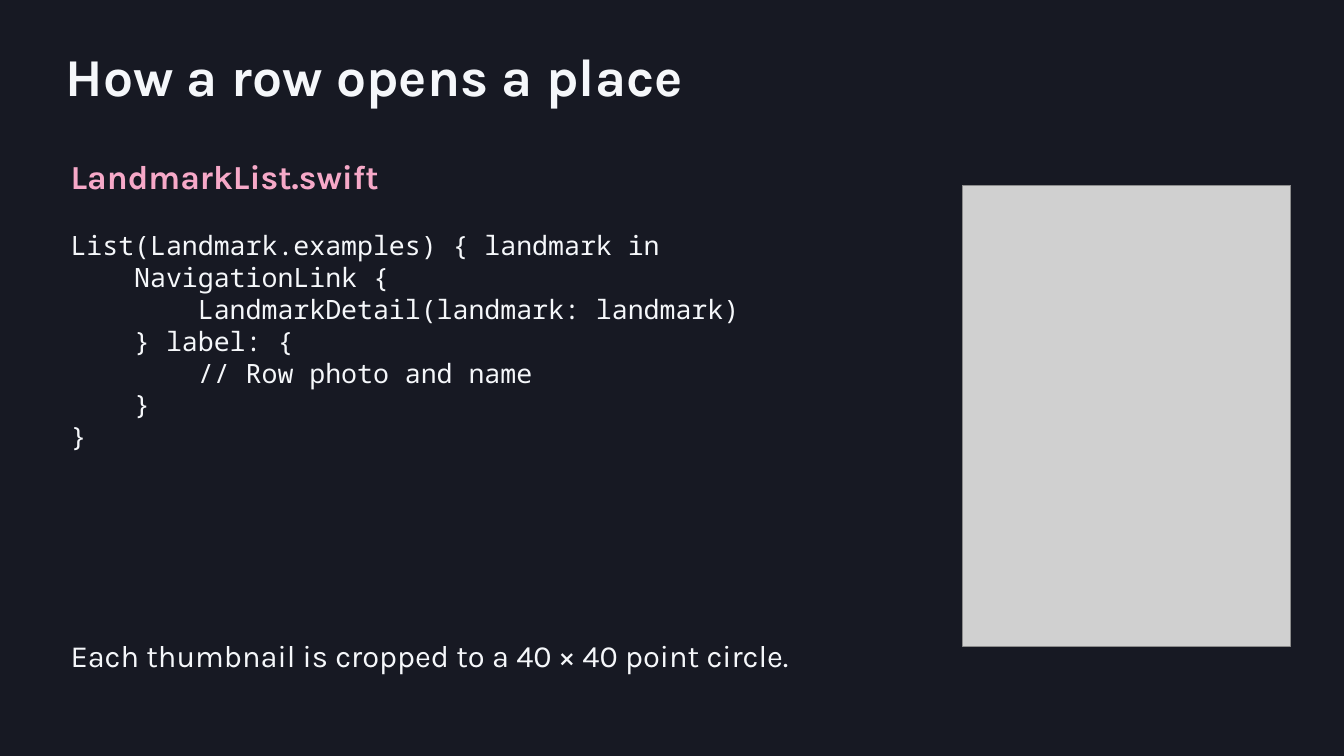
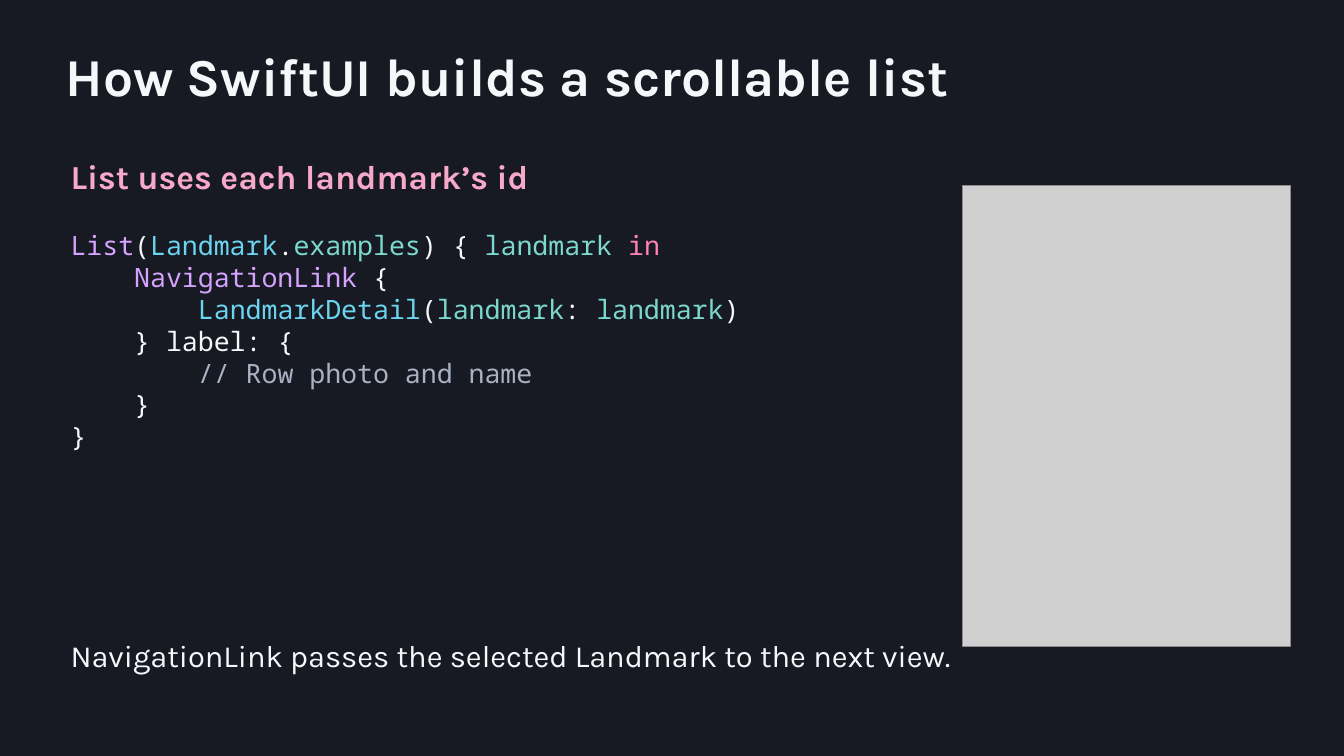
Before and after one commit to ms-Maryna/WearableAppDev, a slide deck: slide 5 of docs/slides/Nikita-watchOS.pptx. Drawn at 1344x756 pixels with LibreOffice and Linux fonts; fonts in the diff are those of the drawing; grey boxes stand for pictures. Boxes give left, top, right and bottom in pixels: in the first picture for what was removed or moved away, otherwise in the second. Text is boxed around its words. In the diff, an @@ line names an element or a change of style, - is before the commit and + after.

Commit message:
Refocus the watchOS slides on Swift and SwiftUI

```diff
--- a/docs/slides/Nikita-watchOS.pptx
+++ b/docs/slides/Nikita-watchOS.pptx
@@ text at box(65, 58, 948, 97): text changed @@
-How a row opens a place
+How SwiftUI builds a scrollable list
@@ text at box(71, 165, 529, 190): text changed @@
-LandmarkList.swift
+List uses each landmark’s id
@@ text at box(71, 234, 739, 390): text colour #F5F7FA to #D5A3FF in "List(Landmark.examples)", "NavigationLink"; text colour #F5F7FA to #6BD5EF in "List(Landmark.examples)", "LandmarkDetail(landmark:"; text colour #F5F7FA to #7BD9CC in "List(Landmark.examples) landmark", "LandmarkDetail(landmark: landmark)"; text colour #F5F7FA to #FF82B0 in "in"; text colour #F5F7FA to #A9B2C2 in "// Row photo and name" @@
@@ text at box(71, 646, 950, 675): text changed @@
-Each thumbnail is cropped to a 40 × 40 point circle.
+NavigationLink passes the selected Landmark to the next view.
```
Also in this commit, not shown: 4 other slides changed, 1 slide added, 1 slide removed.
